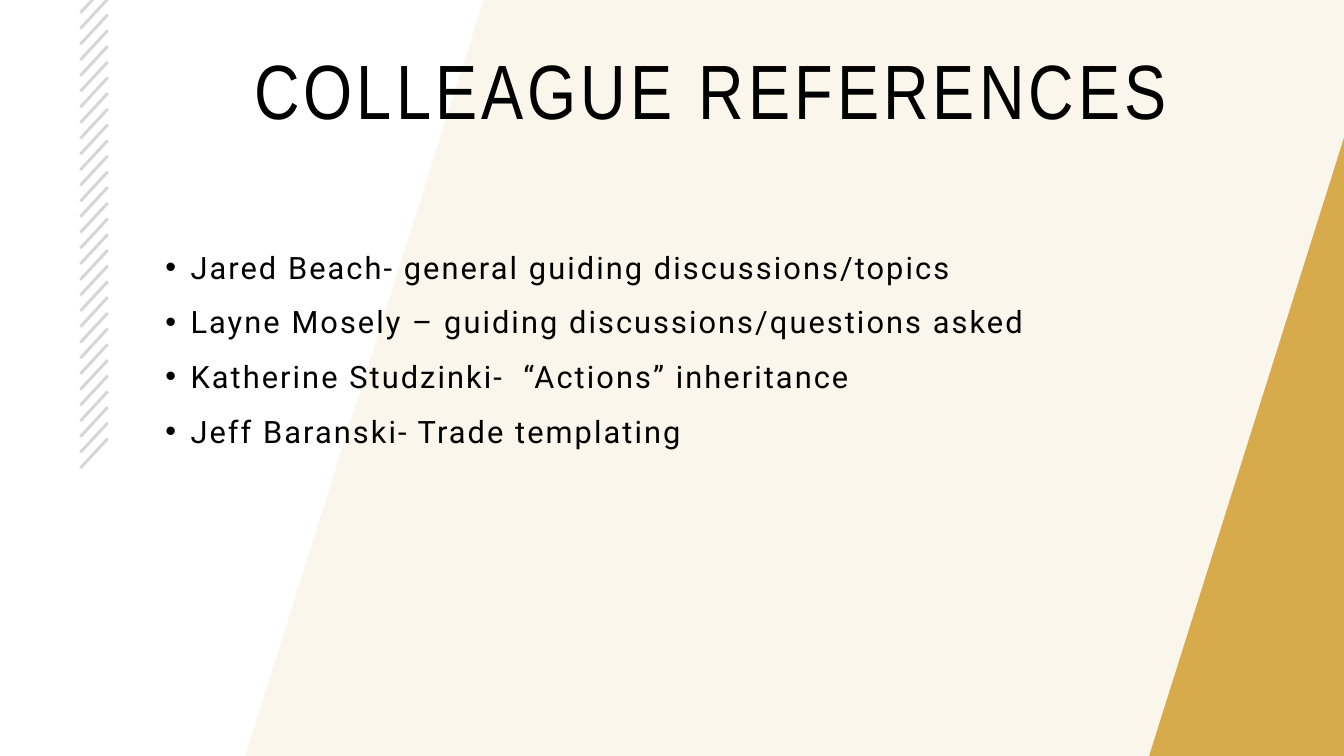
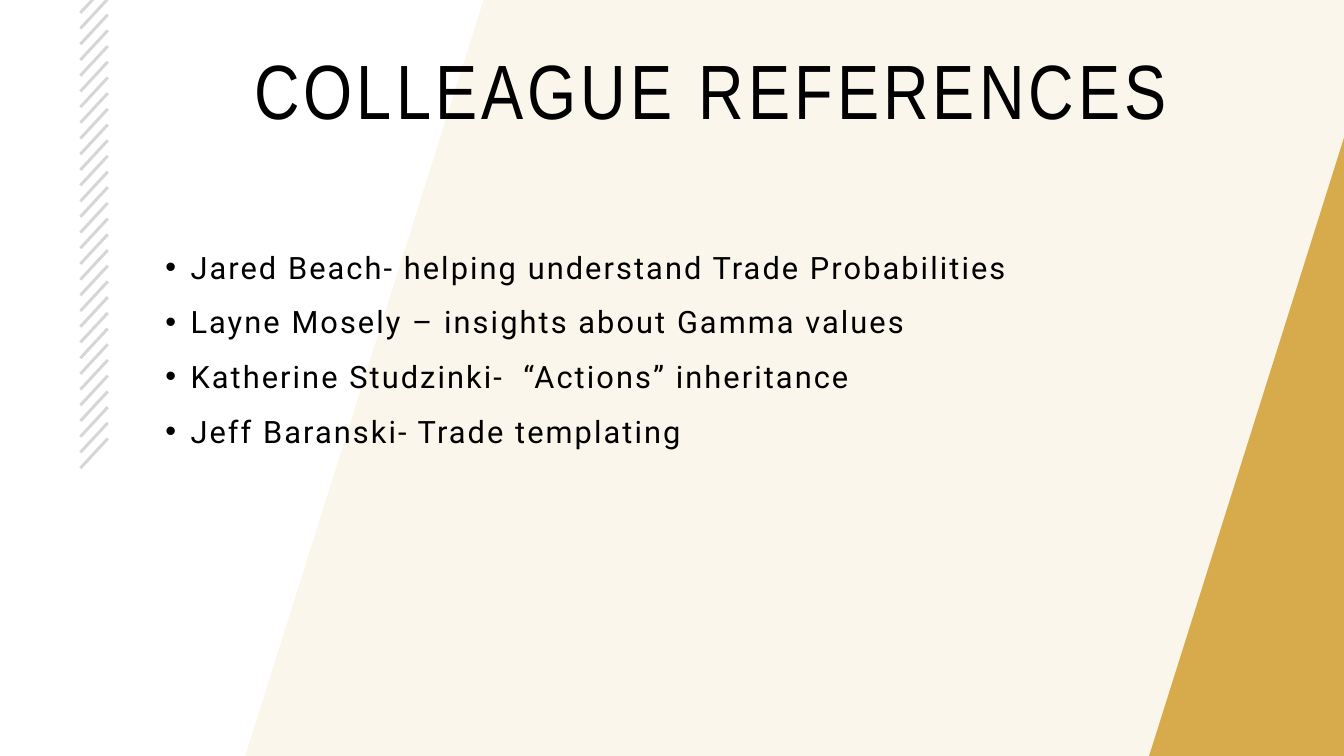
Before and after one commit to rich-java-dev/world-trade-ai-part1, a slide deck: slide 26 of CS5260-part1.pptx. Drawn at 1344x756 pixels with LibreOffice and Linux fonts; fonts in the diff are those of the drawing; background and template pictures are left out. Boxes give left, top, right and bottom in pixels: in the first picture for what was removed or moved away, otherwise in the second. Text is boxed around its words. In the diff, an @@ line names an element or a change of style, - is before the commit and + after.

```diff
--- a/CS5260-part1.pptx
+++ b/CS5260-part1.pptx
@@ text at (x1=191, y1=256, x2=1005, y2=340): text changed @@
-• Jared Beach- general guiding discussions/topics
-• Layne Mosely – guiding discussions/questions asked
+• Jared Beach- helping understand Trade Probabilities
+• Layne Mosely – insights about Gamma values
```
Also in this commit, not shown: 45 other files.
